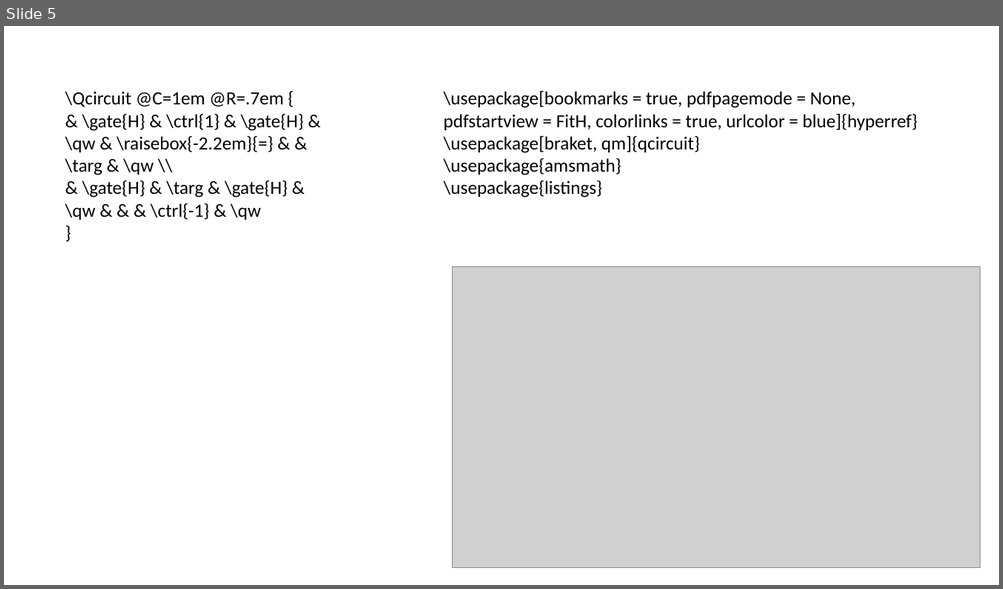
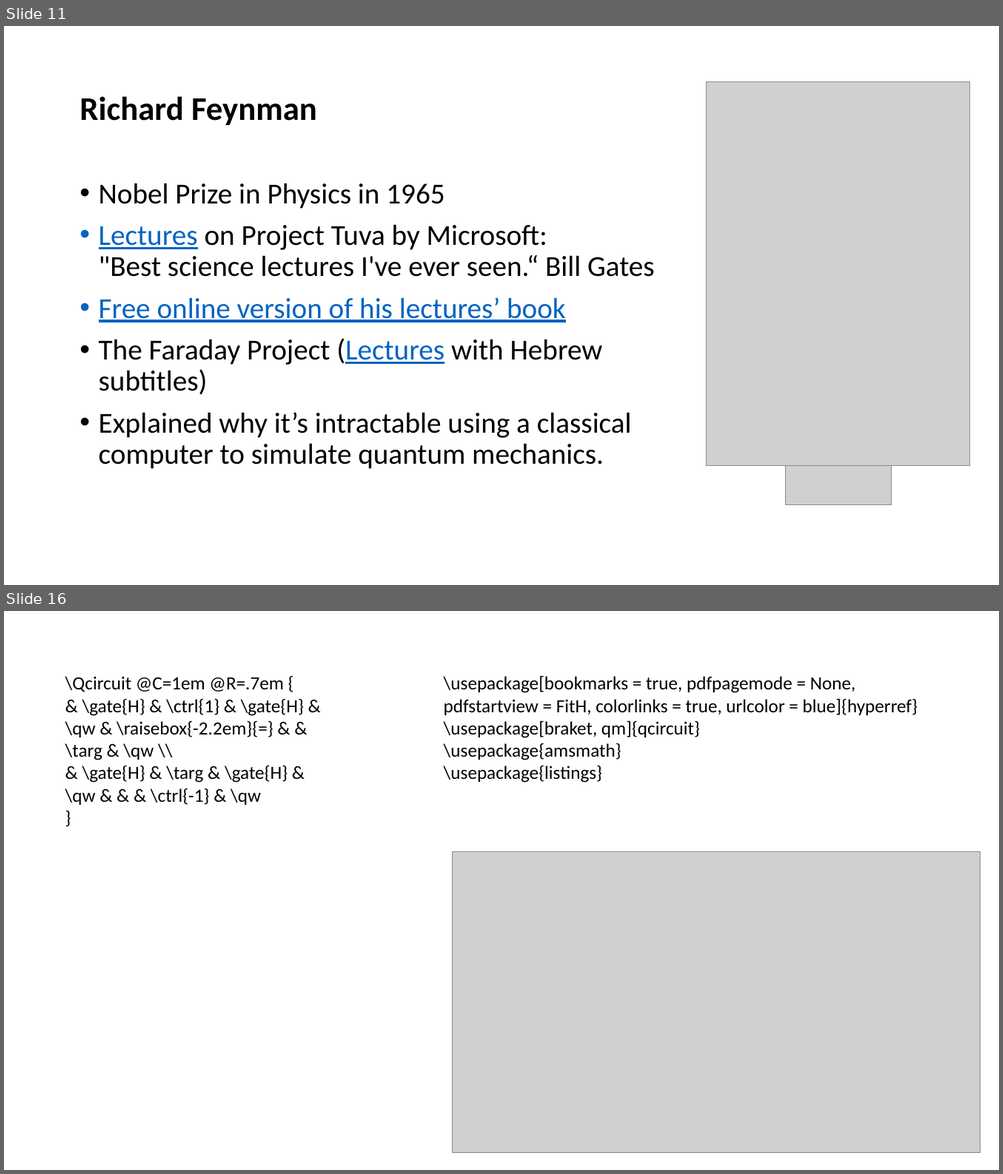
Before and after one commit to zozo123/QC-IL, a slide deck: slides/lecture temple.pptx. Shown one above the other, each under a label of ours: slide 5 before the commit, slides 11 and 16 after it; the slides between them are not shown. The pictures are 1003x589 and 1003x1174 pixels, drawn with LibreOffice and Linux fonts; fonts in the diff are those of the drawing; grey boxes stand for pictures; background and template pictures are left out. Boxes give left, top, right and bottom in pixels: in the first picture for what was removed or moved away, otherwise in the second. Text is boxed around its words. In the diff, an @@ line names an element or a change of style, - is before the commit and + after.

```diff
--- a/slides/lecture temple.pptx
+++ b/slides/lecture temple.pptx
@@ slide 11 added at box(4, 26, 999, 585), background #FFFFFF @@
@@ picture added at box(706, 82, 970, 466) @@
@@ title added at box(79, 96, 317, 125), 32 pt, text #000000, bold @@
+Richard Feynman
@@ text added at box(99, 183, 654, 469), 28 pt, text #000000 @@
+• Nobel Prize in Physics in 1965
+• Lectures on Project Tuva by Microsoft:
+  "Best science lectures I've ever seen.“ Bill Gates
+• Free online version of his lectures’ book
+• The Faraday Project (Lectures with Hebrew subtitles)
+• Explained why it’s intractable using a classical computer to simulate quantum mechanics.
@@ picture added at box(785, 466, 891, 506) @@
@@ what was slide 5 is now slide 16 @@
```
Also in this commit, not shown: 2 slides changed, 12 other slides added, 2 slides removed.
